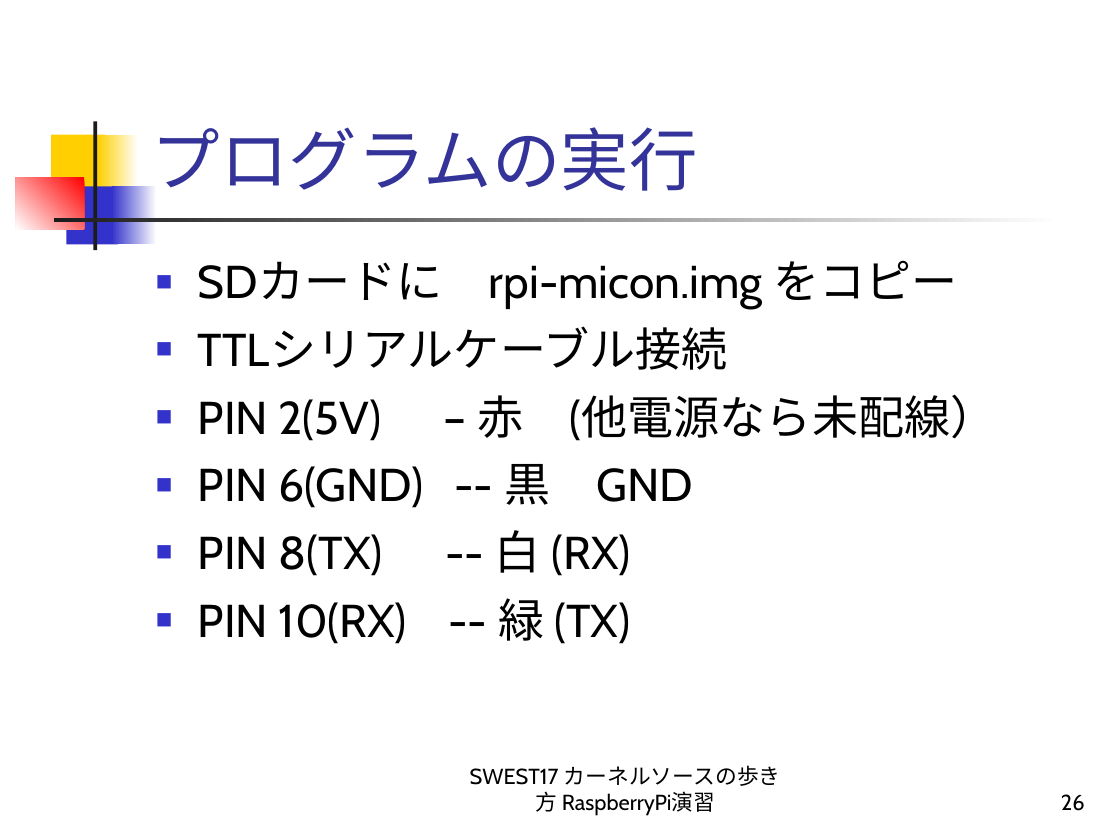
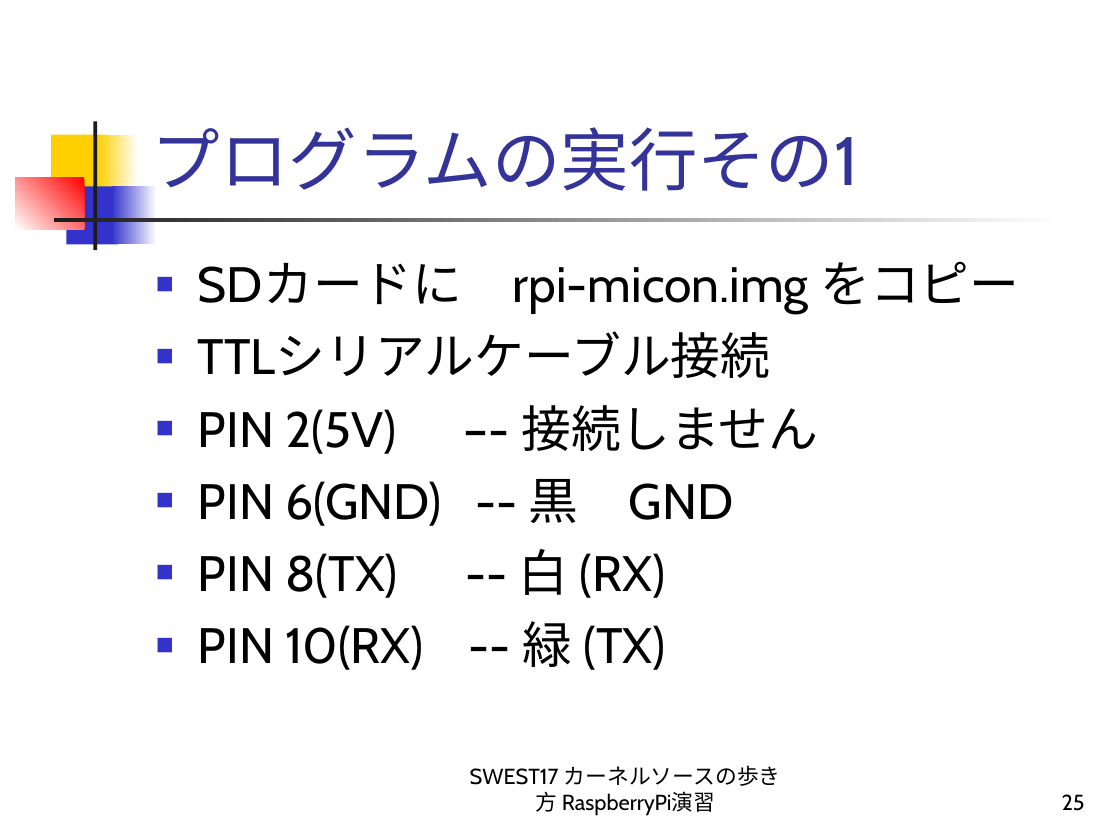
Before and after one commit to alvstakahashi/RPI-SHRINK-SSP-FULL, a slide deck: slide 25 of カーネルソースの歩き方 RaspberryPi演習.ppt (slide 26 before the commit). Drawn at 1120x840 pixels with LibreOffice and Linux fonts; fonts in the diff are those of the drawing. Boxes give left, top, right and bottom in pixels: in the first picture for what was removed or moved away, otherwise in the second. Text is boxed around its words. In the diff, an @@ line names an element or a change of style, - is before the commit and + after.

```diff
--- a/カーネルソースの歩き方 RaspberryPi演習.ppt
+++ b/カーネルソースの歩き方 RaspberryPi演習.ppt
@@ title at box(152, 127, 859, 191): text changed @@
-プログラムの実行
+プログラムの実行その1
@@ text at box(198, 261, 1019, 670): size 29.6 to 32 pt in "SDカードに rpi-micon.img をコピー", "TTLシリアルケーブル接続", "PIN 6(GND) -- 黒 GND", "PIN 8(TX) -- 白 (RX)" and 1 more places @@
@@ text at box(198, 405, 818, 454): text changed; size 29.6 to 32 pt @@
-■ PIN 2(5V) – 赤 (他電源なら未配線）
+■ PIN 2(5V) –- 接続しません
@@ page number at box(1062, 794, 1085, 811): text changed @@
-26
+25
```
Also in this commit, not shown: 23 other slides changed, 1 slide added.
